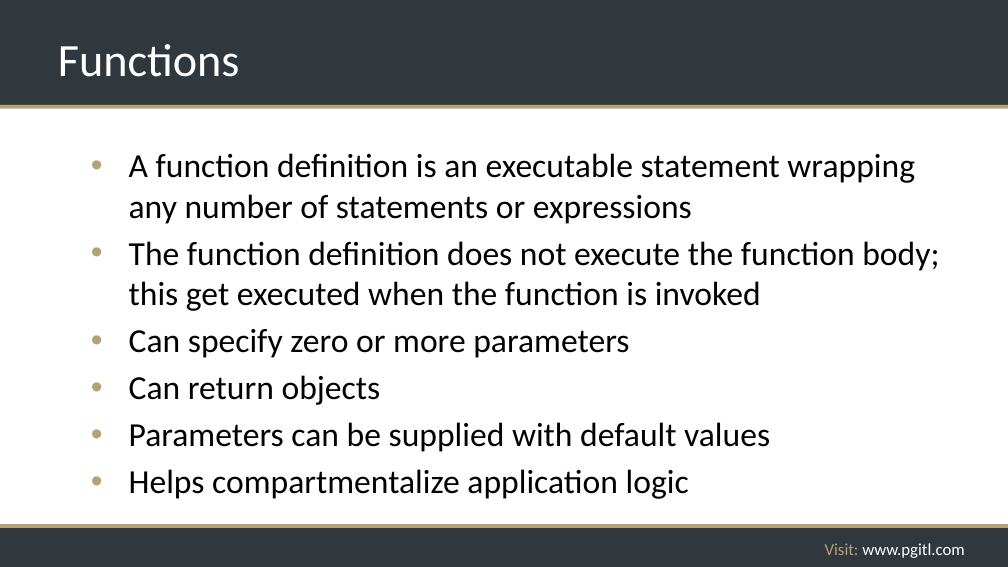
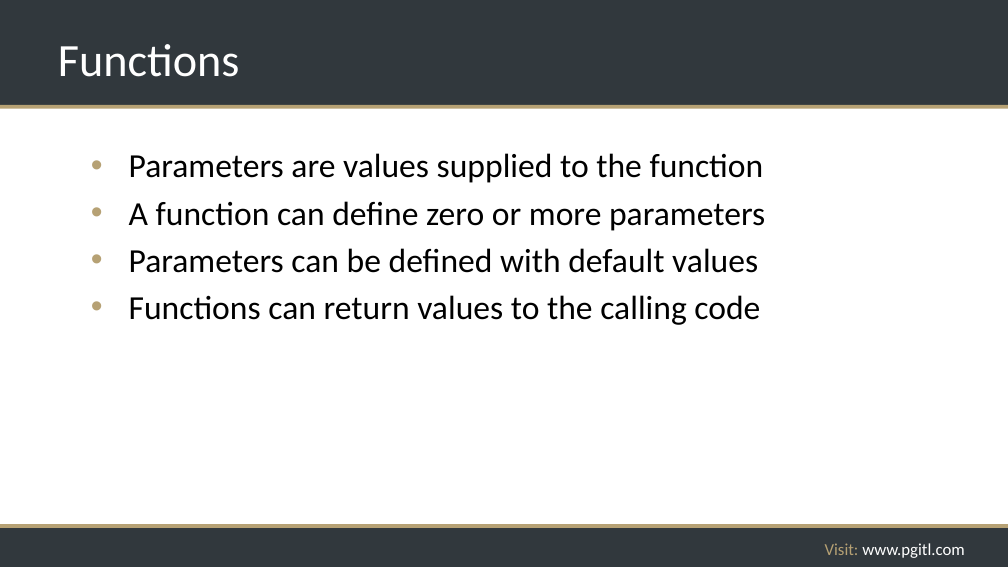
Before and after one commit to rikkouri/project-a, a slide deck: slide 101 of Programming Foundations.pptx (slide 102 before the commit). Drawn at 1008x567 pixels with LibreOffice and Linux fonts; fonts in the diff are those of the drawing; background and template pictures are left out. Boxes give left, top, right and bottom in pixels: in the first picture for what was removed or moved away, otherwise in the second. Text is boxed around its words. In the diff, an @@ line names an element or a change of style, - is before the commit and + after.

```diff
--- a/Programming Foundations.pptx
+++ b/Programming Foundations.pptx
@@ text at (129, 153, 765, 325): text changed @@
-• A function definition is an executable statement wrapping any number of statements or expressions
-• The function definition does not execute the function body; this get executed when the function is invoked
-• Can specify zero or more parameters
-• Can return objects
-• Parameters can be supplied with default values
-• Helps compartmentalize application logic
+• Parameters are values supplied to the function
+• A function can define zero or more parameters
+• Parameters can be defined with default values
+• Functions can return values to the calling code
```
Also in this commit, not shown: 28 other slides changed, 15 slides added, 1 slide removed.
